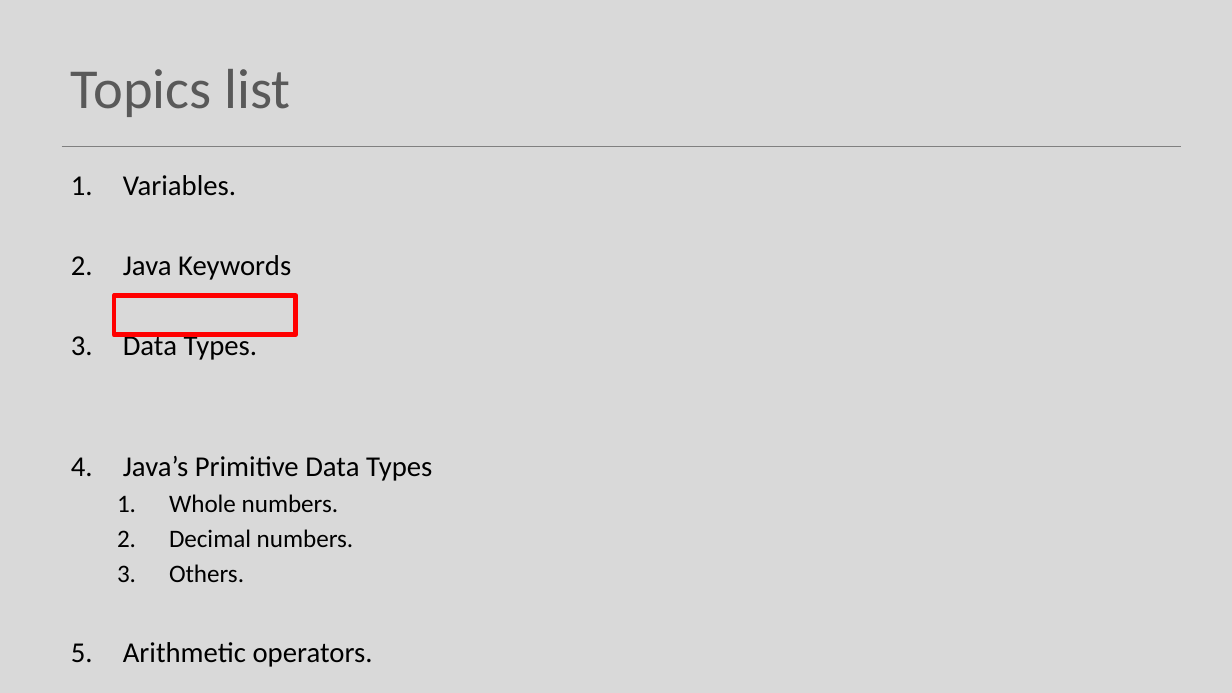
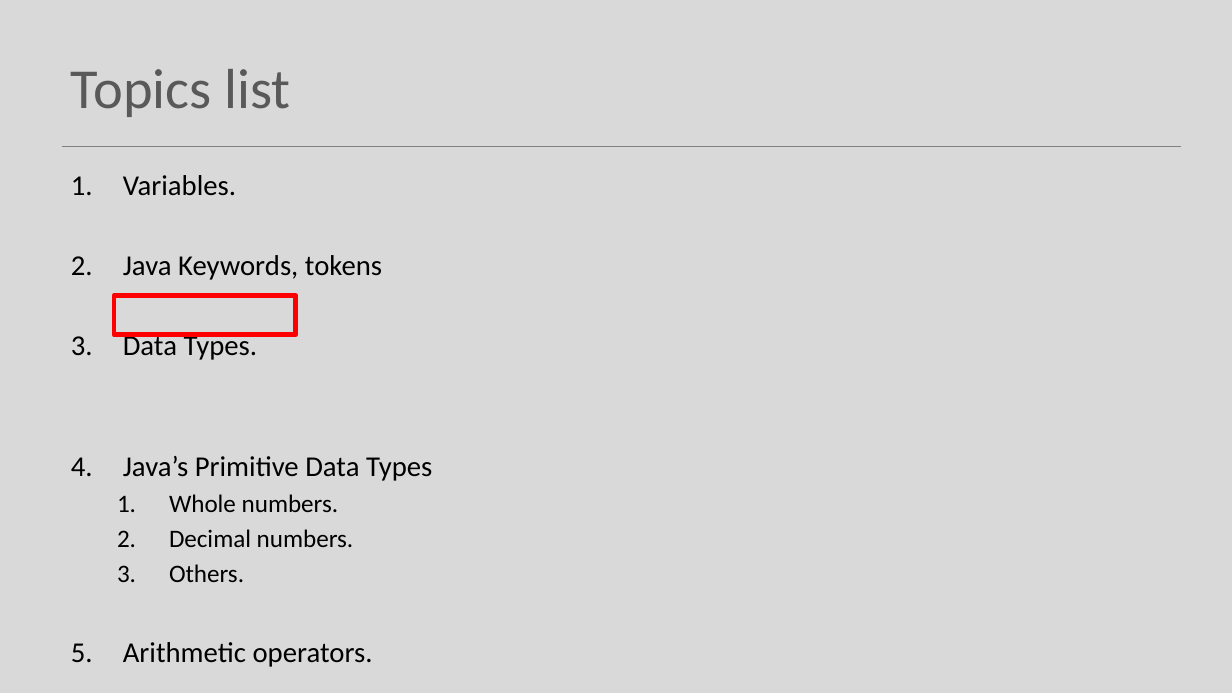
Before and after one commit to Programming-Fundamentals-SETU/prog-fund-1-sept-25, a slide deck: slide 12 of topic03-dataTypes-variables-and-expressions/unit-1/talk-1/a-data-types.pptx. Drawn at 1232x693 pixels with LibreOffice and Linux fonts; fonts in the diff are those of the drawing. Boxes give left, top, right and bottom in pixels: in the first picture for what was removed or moved away, otherwise in the second. Text is boxed around its words. In the diff, an @@ line names an element or a change of style, - is before the commit and + after.

```diff
--- a/topic03-dataTypes-variables-and-expressions/unit-1/talk-1/a-data-types.pptx
+++ b/topic03-dataTypes-variables-and-expressions/unit-1/talk-1/a-data-types.pptx
@@ text at [123, 255, 382, 280]: text changed @@
-2. Java Keywords
+2. Java Keywords, tokens
```
Also in this commit, not shown: 7 other slides changed, 5 slides added, 2 slides removed, 19 other files.
